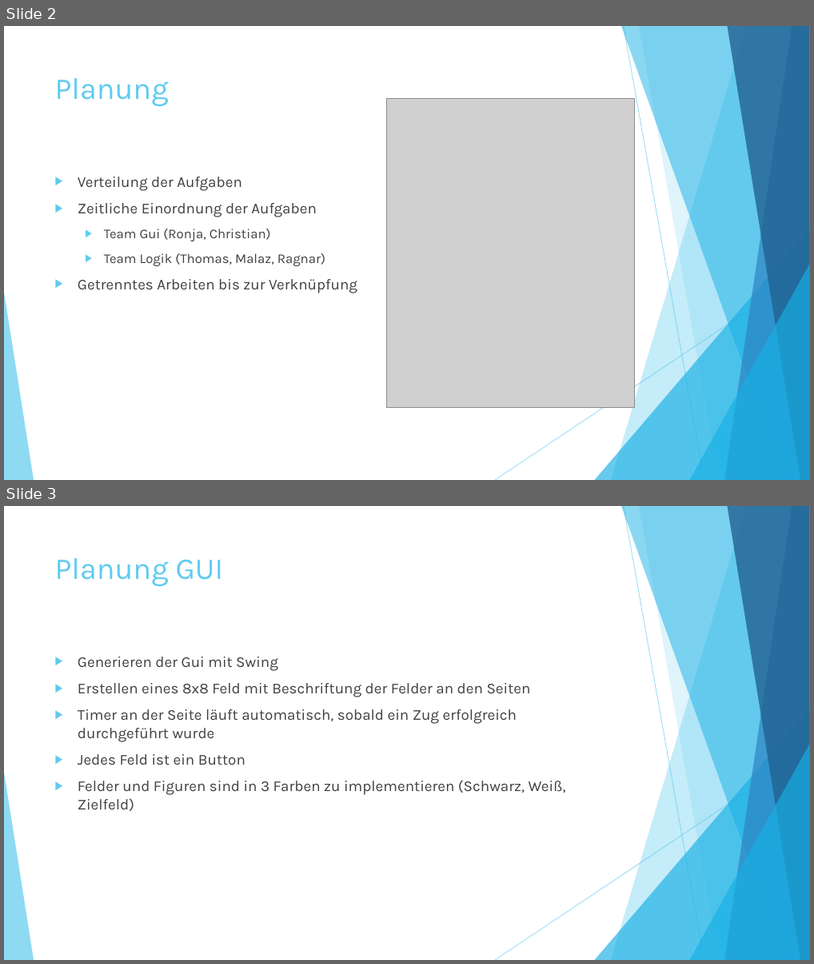
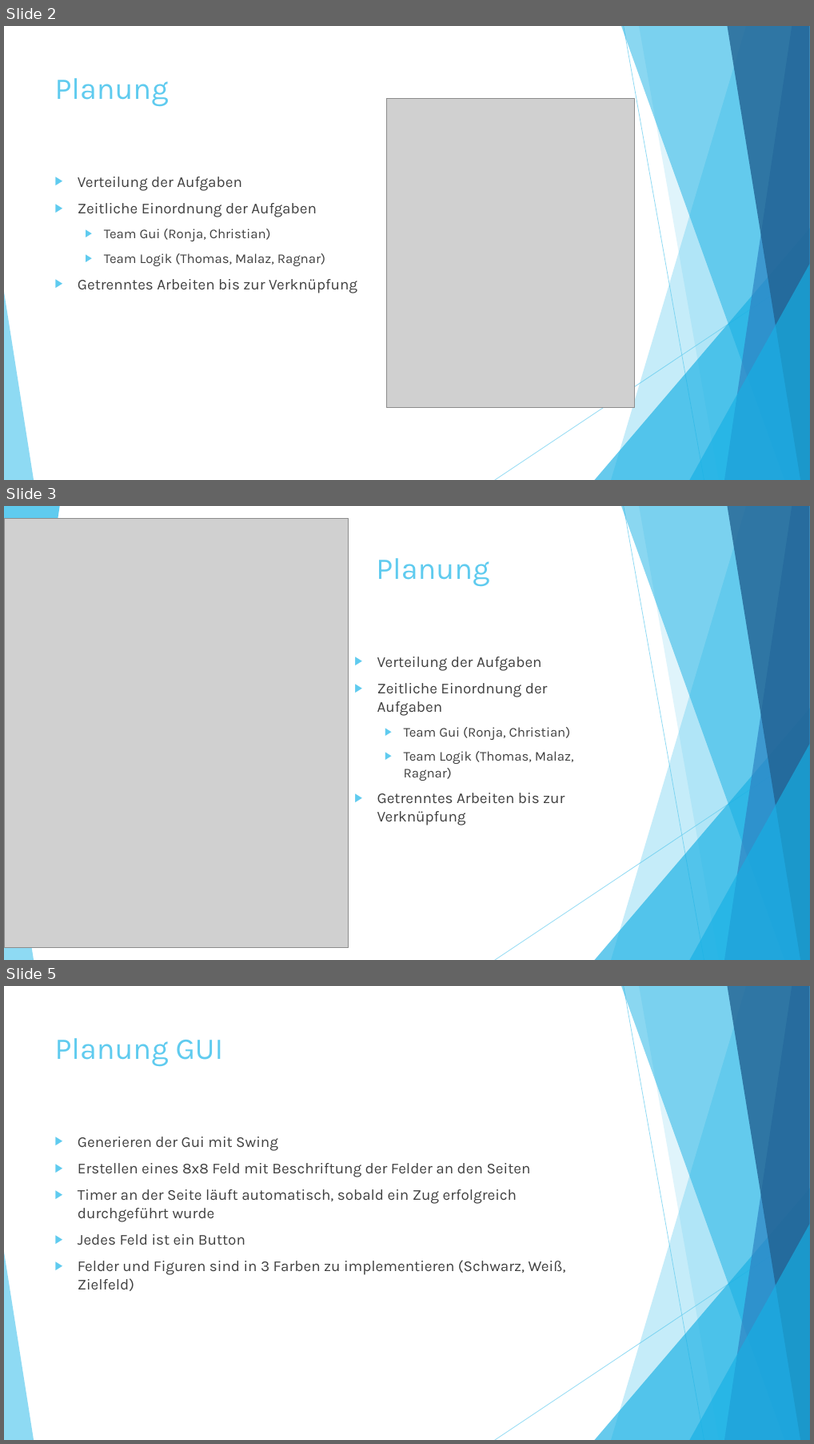
Before and after one commit to ThomasWagner-dev/Schach, a slide deck: Schachprojekt.pptx. Shown one above the other, each under a label of ours: slides 2 and 3 before the commit, slides 2, 3 and 5 after it; the slides between them are not shown. The pictures are 814x964 and 814x1444 pixels, drawn with LibreOffice and Linux fonts; fonts in the diff are those of the drawing; grey boxes stand for pictures. Boxes give left, top, right and bottom in pixels: in the first picture for what was removed or moved away, otherwise in the second. Text is boxed around its words. In the diff, an @@ line names an element or a change of style, - is before the commit and + after.

```diff
--- a/Schachprojekt.pptx
+++ b/Schachprojekt.pptx
@@ slide 3 added at (4, 506, 810, 960), background #FFFFFF; not listed: 10 template elements that a slide beside it also shows @@
@@ triangle added at (4, 506, 60, 881), fill #5FCBEF @@
@@ picture added at (4, 518, 349, 948) @@
@@ title added at (376, 558, 490, 587), 36 pt, text #5FCBEF @@
+Planung
@@ text added at (378, 656, 574, 825), 18 pt, text #404040 @@
+▶ Verteilung der Aufgaben
+▶ Zeitliche Einordnung der Aufgaben
+  ▶ Team Gui (Ronja, Christian)
+  ▶ Team Logik (Thomas, Malaz, Ragnar)
+▶ Getrenntes Arbeiten bis zur Verknüpfung
@@ what was slide 3 is now slide 5 @@
```
Also in this commit, not shown: 4 slides changed, 9 other slides added, 1 other file.
